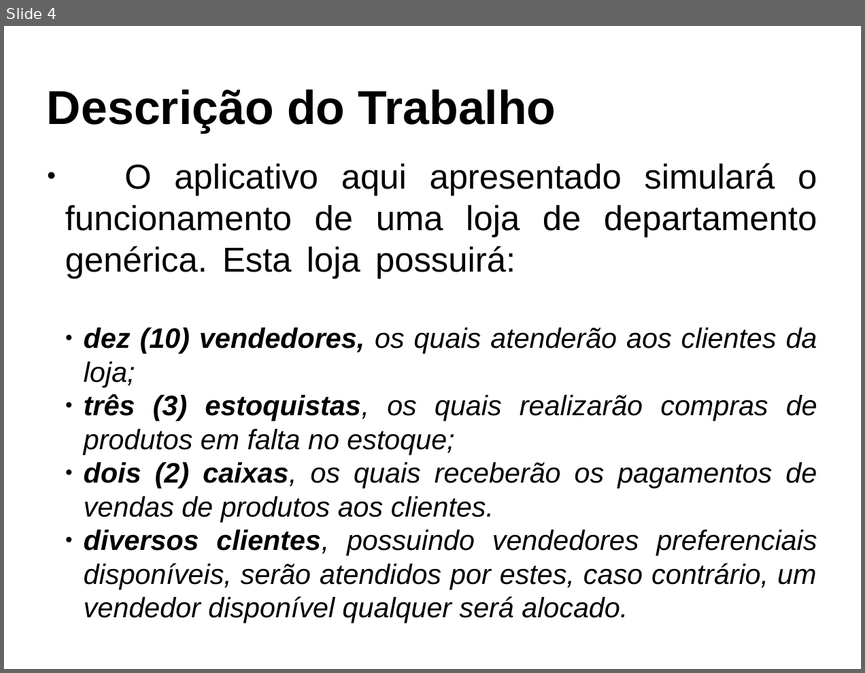
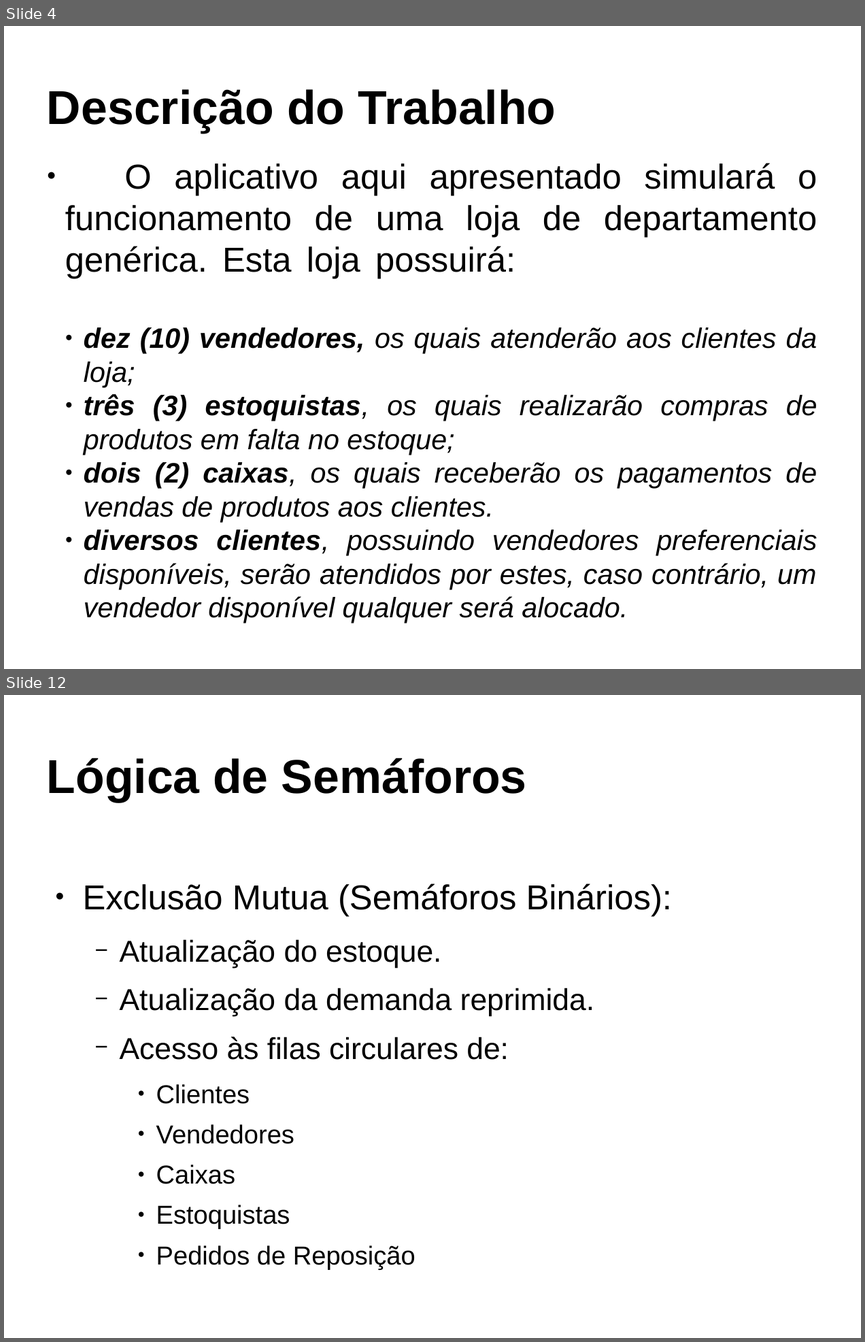
Before and after one commit to brunobuss/lojasim, a slide deck: docs/Apresentação_SO.odp. Shown one above the other, each under a label of ours: slide 4 before the commit, slides 4 and 12 after it; the slides between them are not shown. The pictures are 865x673 and 865x1342 pixels, drawn with LibreOffice and Linux fonts; fonts in the diff are those of the drawing. Boxes give left, top, right and bottom in pixels: in the first picture for what was removed or moved away, otherwise in the second. Text is boxed around its words. In the diff, an @@ line names an element or a change of style, - is before the commit and + after.

```diff
--- a/docs/Apresentação_SO.odp
+++ b/docs/Apresentação_SO.odp
@@ slide 12 added at (4, 695, 861, 1338), background #FFFFFF @@
@@ title added at (47, 758, 527, 802), 44 pt, text #000000, bold @@
+Lógica de Semáforos
@@ text added at (83, 883, 672, 1270), 28 pt, text #000000 @@
+● Exclusão Mutua (Semáforos Binários):
+  − Atualização do estoque.
+  − Atualização da demanda reprimida.
+  − Acesso às filas circulares de:
+    ● Clientes
+    ● Vendedores
+    ● Caixas
+    ● Estoquistas
+    ● Pedidos de Reposição
```
Also in this commit, not shown: 6 slides changed, 3 other slides added, 2 slides removed, 2 other files.
